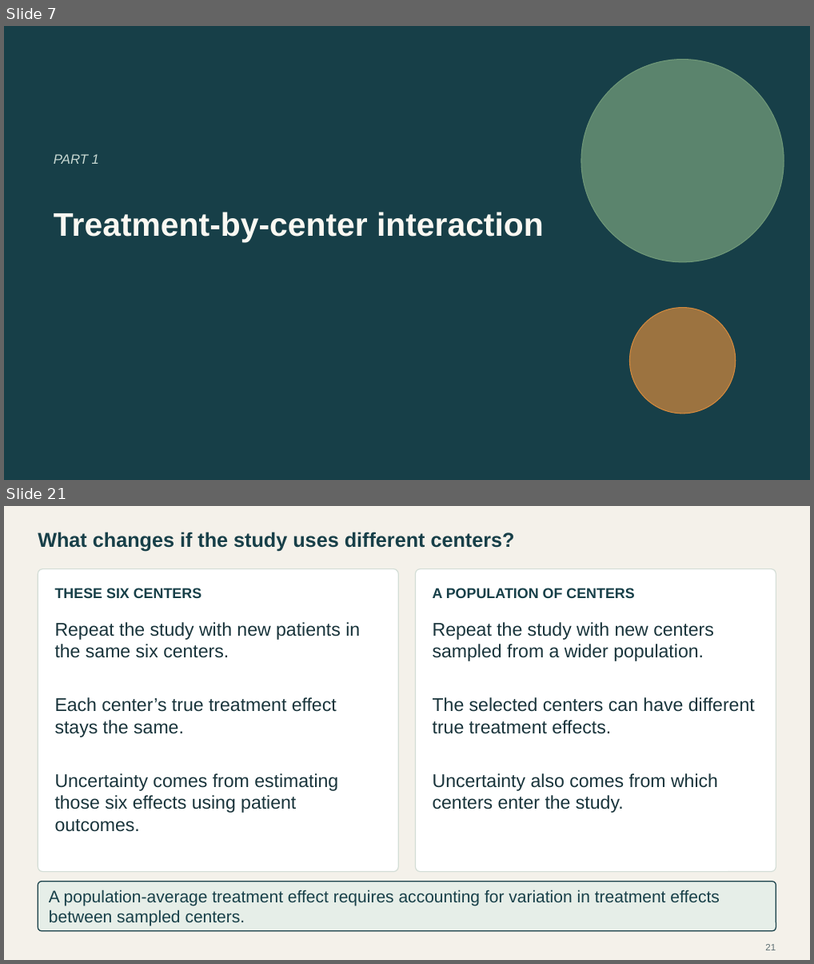
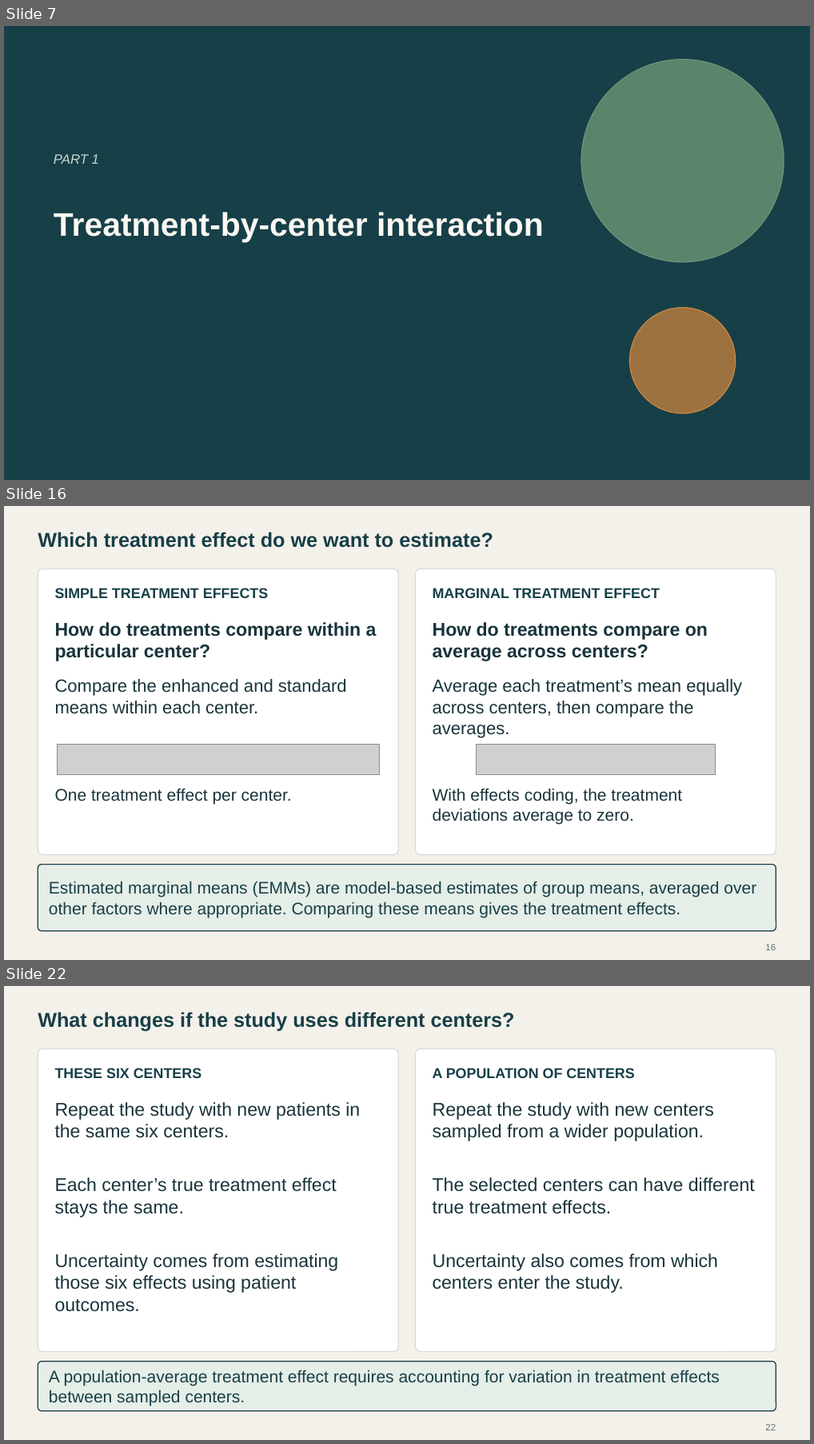
Before and after one commit to Postmus/BeyondMLR, a slide deck: lectures_2627/week2/Beyond_MLR_Week_2.pptx. Shown one above the other, each under a label of ours: slides 7 and 21 before the commit, slides 7, 16 and 22 after it; the slides between them are not shown. The pictures are 814x964 and 814x1444 pixels, drawn with LibreOffice and Linux fonts; fonts in the diff are those of the drawing; grey boxes stand for pictures. Boxes give left, top, right and bottom in pixels: in the first picture for what was removed or moved away, otherwise in the second. Text is boxed around its words. In the diff, an @@ line names an element or a change of style, - is before the commit and + after.

```diff
--- a/lectures_2627/week2/Beyond_MLR_Week_2.pptx
+++ b/lectures_2627/week2/Beyond_MLR_Week_2.pptx
@@ slide 16 added at bbox=[4, 506, 810, 960], background #F4F1EA @@
@@ text added at bbox=[38, 532, 494, 548], 24 pt, text #173F48, bold @@
+Which treatment effect do we want to estimate?
@@ rounded rectangle added at bbox=[38, 569, 398, 855], fill #FFFFFF, outline #D3DDD6 1.1 pt @@
@@ rounded rectangle added at bbox=[415, 569, 776, 855], fill #FFFFFF, outline #D3DDD6 1.1 pt @@
@@ text added at bbox=[55, 588, 268, 598], 17 pt, text #173F48, bold @@
+SIMPLE TREATMENT EFFECTS
@@ text added at bbox=[433, 588, 659, 598], 17 pt, text #173F48, bold @@
+MARGINAL TREATMENT EFFECT
@@ text added at bbox=[55, 622, 377, 661], 22 pt, text #19343B, bold @@
+How do treatments compare within a particular center?
@@ text added at bbox=[433, 622, 708, 661], 22 pt, text #19343B, bold @@
+How do treatments compare on average across centers?
@@ text added at bbox=[55, 679, 347, 714], 21 pt, text #19343B @@
+Compare the enhanced and standard means within each center.
@@ text added at bbox=[433, 679, 742, 738], 21 pt, text #19343B @@
+Average each treatment’s mean equally across centers, then compare the averages.
@@ picture added at bbox=[58, 744, 380, 775] @@
@@ picture added at bbox=[477, 744, 716, 775] @@
@@ text added at bbox=[55, 788, 292, 804], 20 pt, text #19343B @@
+One treatment effect per center.
@@ text added at bbox=[433, 788, 682, 824], 20 pt, text #19343B @@
+With effects coding, the treatment deviations average to zero.
@@ rounded rectangle added at bbox=[38, 864, 777, 931], fill #E6EEE8, outline #173F48 1.2 pt @@
@@ text added at bbox=[49, 880, 757, 917], 20 pt, text #173F48 @@
+Estimated marginal means (EMMs) are model-based estimates of group means, averaged over other factors where appropriate. Comparing these means gives the treatment effects.
@@ page number added at bbox=[766, 944, 776, 950], 11 pt, text #5C6E72 @@
+16
@@ what was slide 21 is now slide 22 @@
@@ page number at bbox=[766, 1424, 776, 1430]: text changed @@
-21
+22
```
Also in this commit, not shown: 2 slides changed, 12 other slides added, 12 slides removed, 32 other files.
